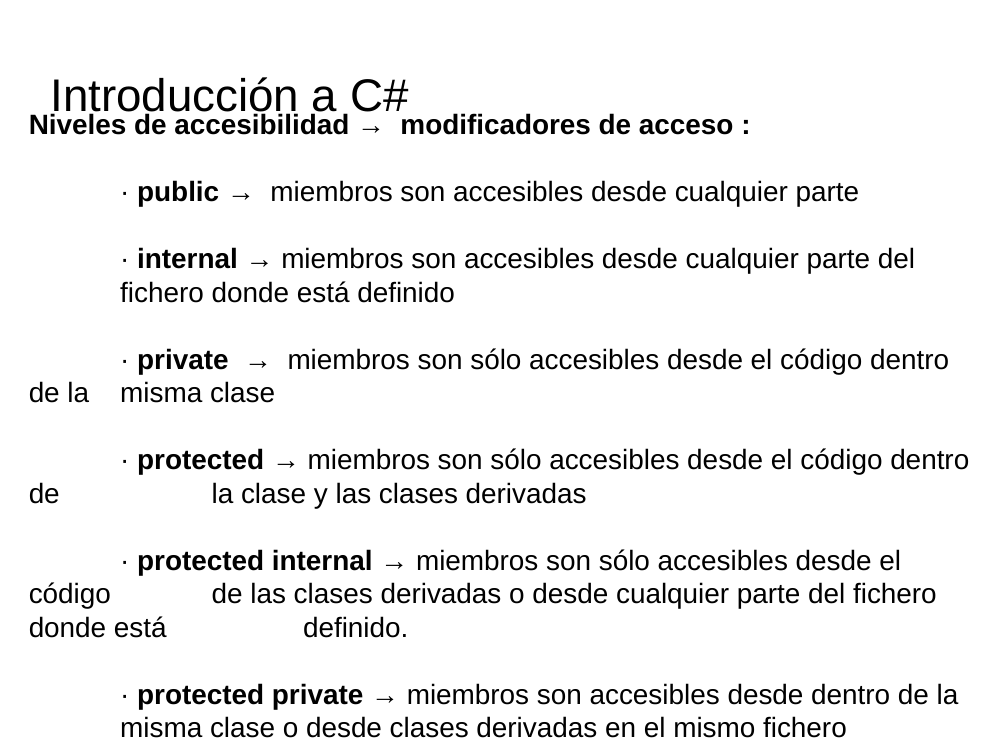
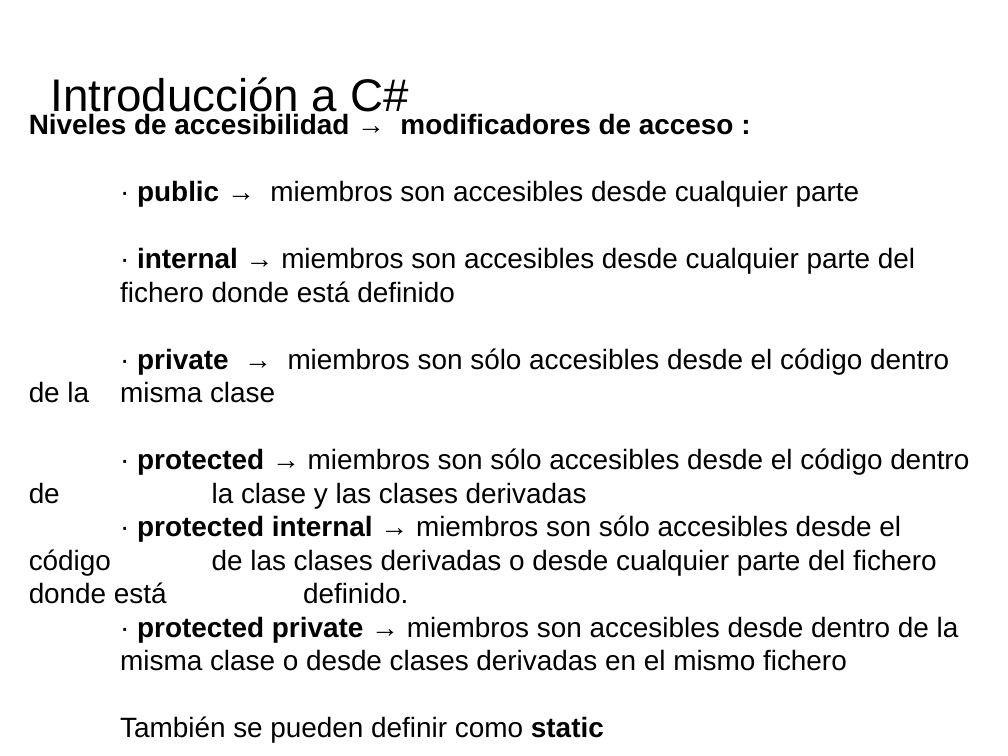
Before and after one commit to videojuegos-abastos/PMV, a slide deck: slide 2 of te/Tema 4 (Chema)/t4.3.- Definiendo miembros de una clase.odp. Drawn at 1008x756 pixels with LibreOffice and Linux fonts; fonts in the diff are those of the drawing; background and template pictures are left out. Boxes give left, top, right and bottom in pixels: in the first picture for what was removed or moved away, otherwise in the second. Text is boxed around its words. In the diff, an @@ line names an element or a change of style, - is before the commit and + after.

```diff
--- a/te/Tema 4 (Chema)/t4.3.- Definiendo miembros de una clase.odp
+++ b/te/Tema 4 (Chema)/t4.3.- Definiendo miembros de una clase.odp
@@ text at (x1=29, y1=113, x2=969, y2=604): text changed @@
-Niveles de accesibilidad → modificadores de acceso :
-· public → miembros son accesibles desde cualquier parte
-· internal → miembros son accesibles desde cualquier parte del fichero donde está definido
-· private → miembros son sólo accesibles desde el código dentro de la misma clase
-· protected → miembros son sólo accesibles desde el código dentro de la clase y las clases derivadas
-· protected internal → miembros son sólo accesibles desde el código de las clases derivadas o desde cualquier parte del fichero donde está definido.
+Niveles de accesibilidad → modificadores de acceso :
+· public → miembros son accesibles desde cualquier parte
+· internal → miembros son accesibles desde cualquier parte del fichero donde está definido
+· private → miembros son sólo accesibles desde el código dentro de la misma clase
+· protected → miembros son sólo accesibles desde el código dentro de la clase y las clases derivadas
+· protected internal → miembros son sólo accesibles desde el código de las clases derivadas o desde cualquier parte del fichero donde está definido.
@@ text at (x1=120, y1=716, x2=604, y2=738): paragraph added @@
+También se pueden definir como static
```
Also in this commit, not shown: 10 other slides changed, 2 other files.
